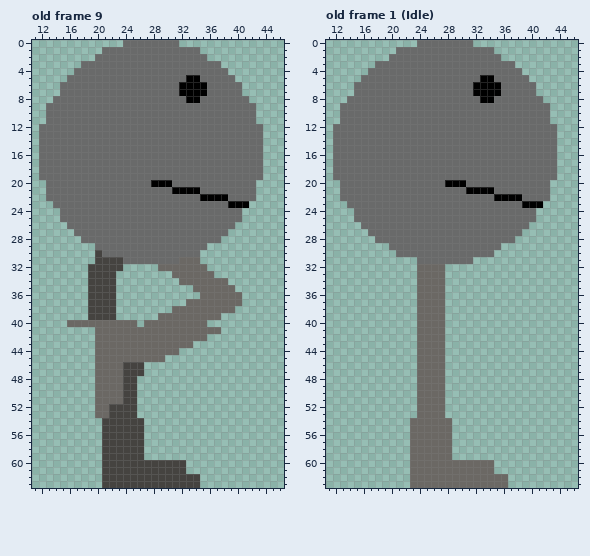
Pixel-art file, stored at sprites/Player.aseprite. The first picture shows the starting point.
64x64 pixels, 9 frames. Shown: old frame 9: x 11..46, y 0..63; old frame 1 (Idle): x 11..46, y 0..63.
The result:
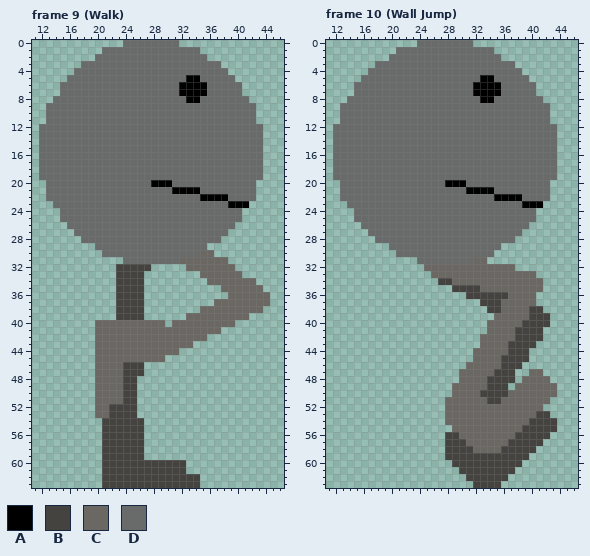
Palette (. is transparent): A #000000  B #454340  C #6b6864  D #696a6a
A new or re-ordered frame is compared with the old frame closest to it.
Diff:
frames 9 -> 12
Frame 9 (Walk) is new; against old frame 9, layers "Right Leg", "Right Foot", "Left Leg":
Colour B is added in row 32 at x 24 to 27; in rows 33 to 39 at x 23 to 26.
Colour C is added in row 30 at x 35 to 36; in row 31 at x 35 to 38; in row 32 at x 36 to 39; in row 33 at x 37 to 40; in row 34 at x 39 to 42; in row 35 at x 40 to 43.
Colour C is added in rows 36 to 37 at x 41 to 44; in row 38 at x 40 to 43; in row 39 at x 38 to 41; in row 40 at x 26 and 36 to 39.
Colour B is gone in row 30 at x 20; in row 31 at x 20 to 23; in rows 32 to 39 at x 19 to 22.
Colour C is gone in row 32 at x 29 to 32; in row 33 at x 31 to 34; in row 34 at x 32 to 35; in row 35 at x 34 to 37; in row 36 at x 35 to 38; in row 37 at x 33 to 36.
Colour C is gone in row 38 at x 31 to 34; in row 39 at x 29 to 32; in row 40 at x 16 to 19 and 30.
Frame 10 (Wall Jump) is new; against old frame 1 (Idle):
Colour B is added in row 34 at x 28; in row 35 at x 29 to 32; in row 36 at x 31 to 36; in row 37 at x 33 to 35; in row 38 at x 34 to 35 and 40 to 41; in row 39 at x 40 to 42.
Colour B is added in row 40 at x 39 to 42; in rows 41 to 42 at x 38 to 41; in row 43 at x 37 to 40; in row 44 at x 37 to 39; in row 45 at x 36 to 39; in row 46 at x 36 to 38.
Colour B is added in row 47 at x 35 to 37; in row 48 at x 34 to 37; in row 49 at x 34 to 36; in row 50 at x 33 to 36; in row 51 at x 34 to 35; in row 53 at x 41 to 42.
Colour B is added in row 54 at x 40 to 43; in row 55 at x 39 to 43; in row 56 at x 29 and 38 to 42; in row 57 at x 29 to 30 and 37 to 41; in row 58 at x 29 to 31 and 36 to 40; in row 59 at x 29 to 39.
Colour B is added in row 60 at x 35 to 38; in row 61 at x 35 to 37.
Colour B replaces colour C in row 34 at x 27; in rows 56 to 59 at x 28; in row 60 at x 29 to 34; in row 61 at x 30 to 34; in row 62 at x 31 to 36; in row 63 at x 32 to 35.
Colour C is added in row 31 at x 32 to 33; in row 32 at x 28 to 37; in row 33 at x 28 to 40; in row 34 at x 29 to 41; in row 35 at x 33 to 41; in row 36 at x 37 to 40.
Colour C is added in row 37 at x 36 to 40; in row 38 at x 36 to 39; in row 39 at x 35 to 39; in row 40 at x 34 to 38; in row 41 at x 34 to 37; in row 42 at x 33 to 37.
Colour C is added in row 43 at x 33 to 36; in row 44 at x 32 to 36; in row 45 at x 32 to 35; in row 46 at x 31 to 35; in row 47 at x 30 to 34 and 40 to 41; in row 48 at x 30 to 33 and 39 to 42.
Colour C is added in row 49 at x 29 to 33 and 38 to 43; in row 50 at x 29 to 32 and 37 to 43; in row 51 at x 28 to 33 and 36 to 42; in row 52 at x 28 to 41; in row 53 at x 28 to 40; in row 54 at x 29 to 39.
Colour C is added in row 55 at x 29 to 38; in row 56 at x 30 to 37; in row 57 at x 31 to 36; in row 58 at x 32 to 35.
Colour C is gone in row 32 at x 24; in row 33 at x 24 to 25; in row 34 at x 24 to 26; in rows 35 to 53 at x 24 to 27; in row 54 at x 23 to 27; in row 55 at x 23 to 28.
Colour C is gone in rows 56 to 59 at x 23 to 27; in row 60 at x 23 to 28; in row 61 at x 23 to 29; in row 62 at x 23 to 30; in row 63 at x 23 to 31 and 36.
